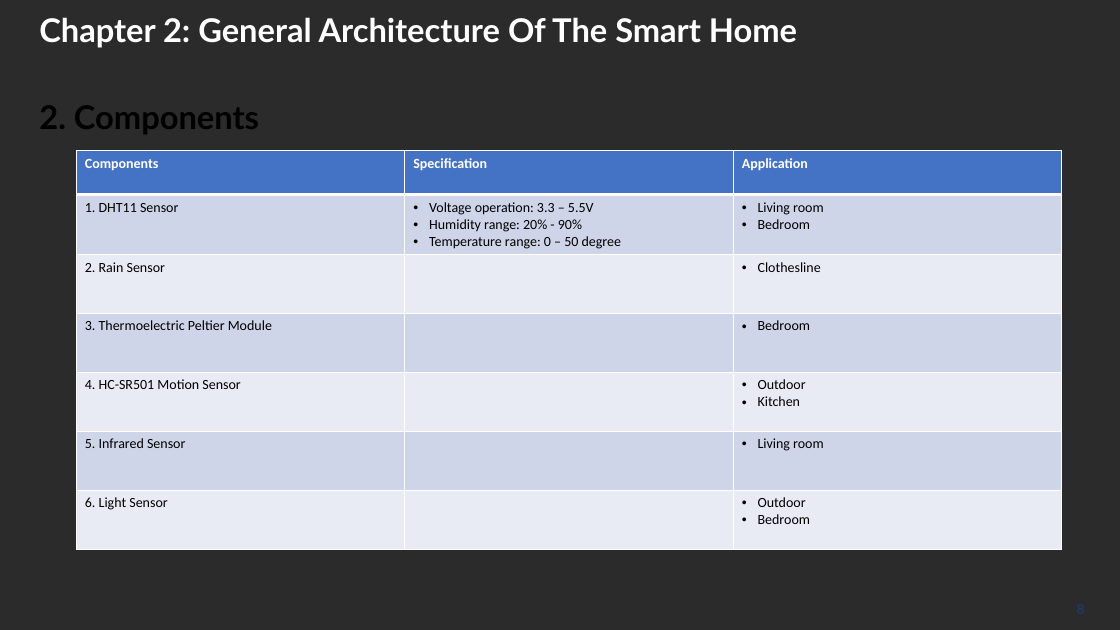
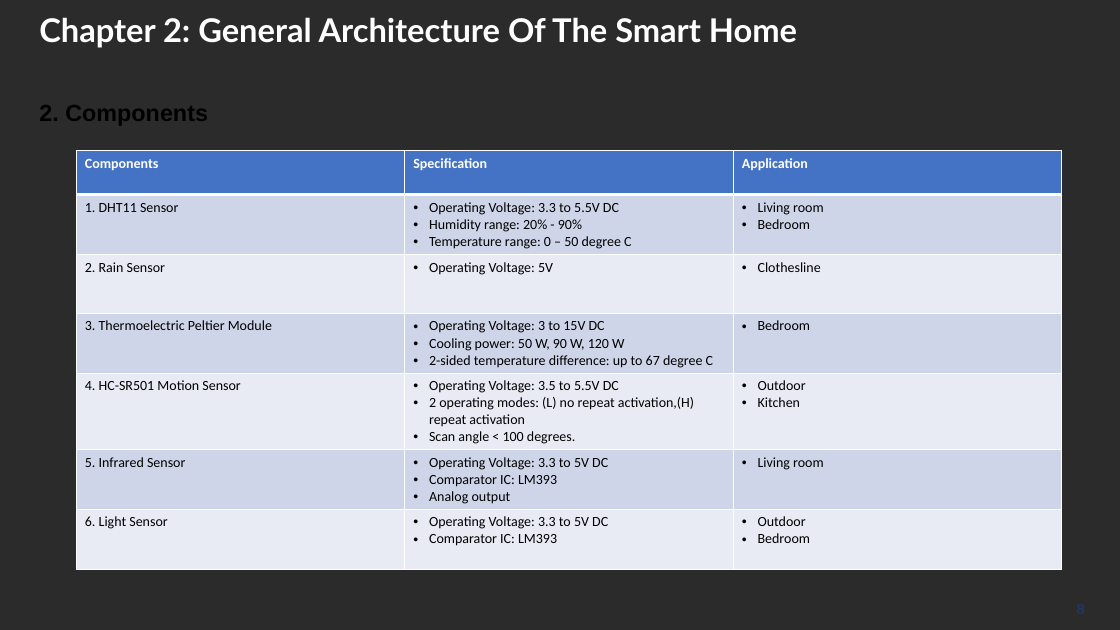
Before and after one commit to ndmbka2k/DATN, a slide deck: slide 8 of POWERPOINT/GraduationThesis_pp.pptx. Drawn at 1120x630 pixels with LibreOffice and Linux fonts; fonts in the diff are those of the drawing; background and template pictures are left out; a plain dark background stands for a picture behind light text. Boxes give left, top, right and bottom in pixels: in the first picture for what was removed or moved away, otherwise in the second. Text is boxed around its words. In the diff, an @@ line names an element or a change of style, - is before the commit and + after.

```diff
--- a/POWERPOINT/GraduationThesis_pp.pptx
+++ b/POWERPOINT/GraduationThesis_pp.pptx
@@ text "2. Components" at (39,105,208,125): size 28 to 20 pt, font Lato to Arial @@
@@ table at (76,151,1062,565) @@
-row 2, column 2: Voltage operation: 3.3 – 5.5V / Humidity range: 20% - 90% / Temperature range: 0 – 50 degree
+row 2, column 2: Operating Voltage: 3.3 to 5.5V DC / Humidity range: 20% - 90% / Temperature range: 0 – 50 degree C
-row 3, column 2: 
+row 3, column 2: Operating Voltage: 5V
-row 4, column 2: 
+row 4, column 2: Operating Voltage: 3 to 15V DC / Cooling power: 50 W, 90 W, 120 W / 2-sided temperature difference: up to 67 degree C
-row 5, column 2: 
+row 5, column 2: Operating Voltage: 3.5 to 5.5V DC / 2 operating modes: (L) no repeat activation,(H) repeat activation / Scan angle < 100 degrees.
-row 6, column 2: 
+row 6, column 2: Operating Voltage: 3.3 to 5V DC / Comparator IC: LM393 / Analog output
-row 7, column 2: 
+row 7, column 2: Operating Voltage: 3.3 to 5V DC / Comparator IC: LM393
```
Also in this commit, not shown: 8 other slides changed, 15 slides removed, 1 other file.
